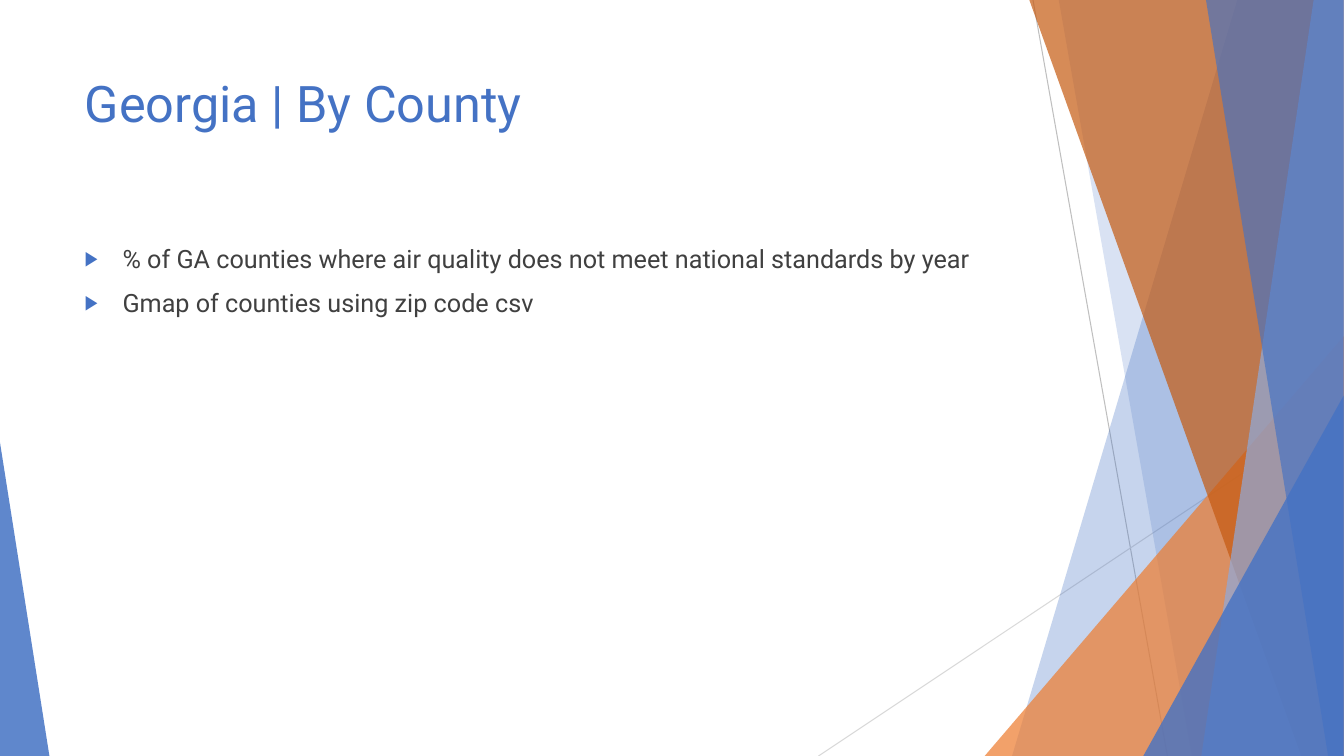
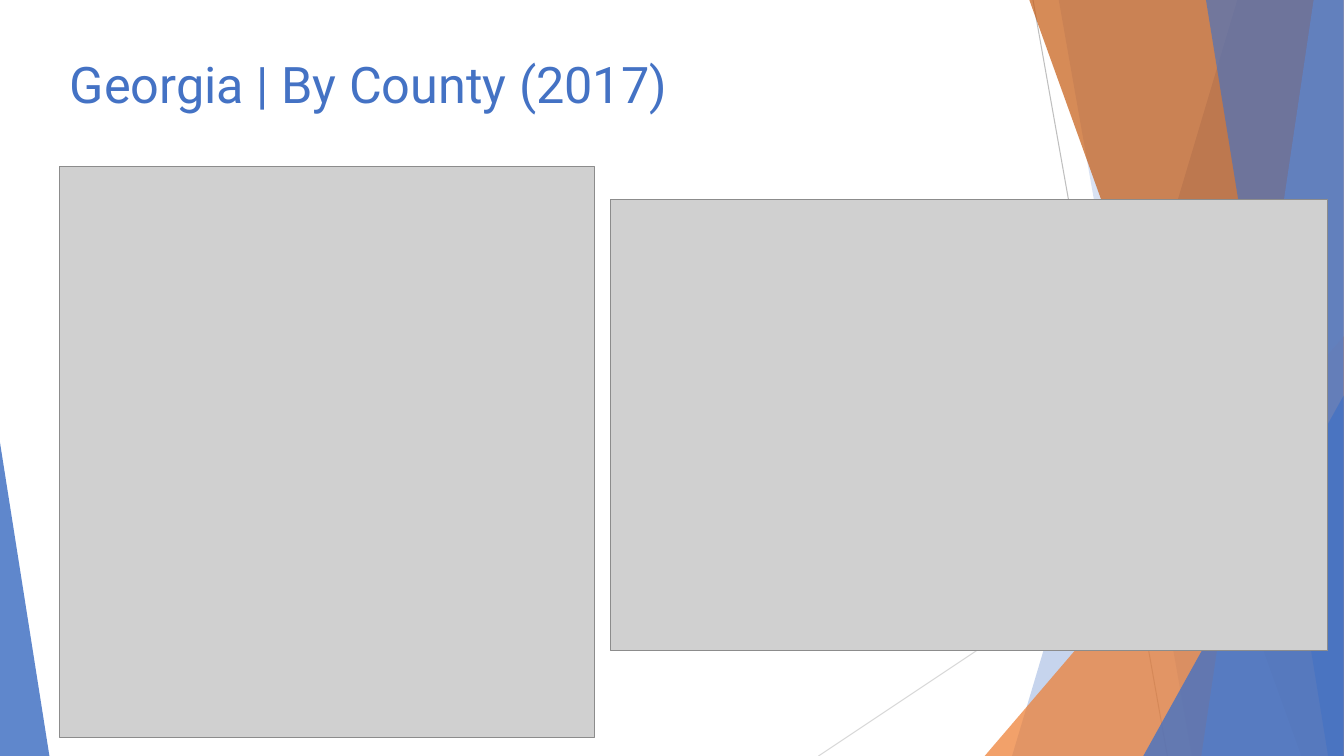
Before and after one commit to ghteds/healthproject, a slide deck: slide 4 of AdditionalResources/Air Quality and Asthma.pptx. Drawn at 1344x756 pixels with LibreOffice and Linux fonts; fonts in the diff are those of the drawing; grey boxes stand for pictures. Boxes give left, top, right and bottom in pixels: in the first picture for what was removed or moved away, otherwise in the second. Text is boxed around its words. In the diff, an @@ line names an element or a change of style, - is before the commit and + after.

Commit message:
Updated presentation

```diff
--- a/AdditionalResources/Air Quality and Asthma.pptx
+++ b/AdditionalResources/Air Quality and Asthma.pptx
@@ title "Georgia | By County (2017)" at [70,63,667,114]: vertical alignment top to middle @@
@@ title at [70,63,667,114]: text changed @@
-Georgia | By County
+Georgia | By County (2017)
@@ picture added at [59,167,595,738] @@
@@ picture added at [610,200,1328,651] @@
@@ text removed at [123,249,969,318] @@
-▶ % of GA counties where air quality does not meet national standards by year
-▶ Gmap of counties using zip code csv
```
Also in this commit, not shown: 4 other slides changed, 2 slides added, 2 slides removed.
